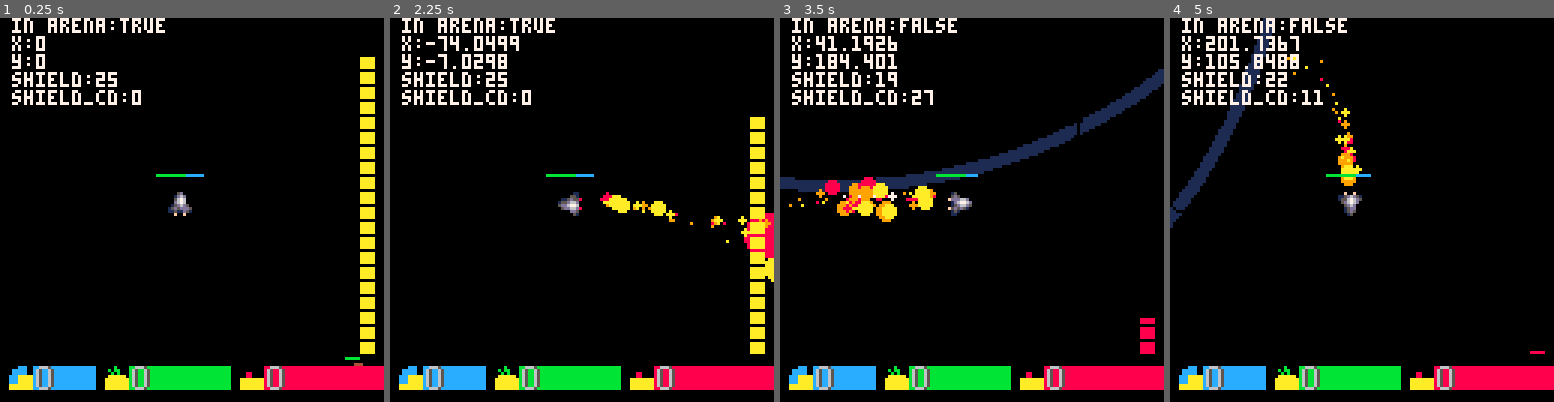
Above: before the commit, frames 1-4 (left to right).
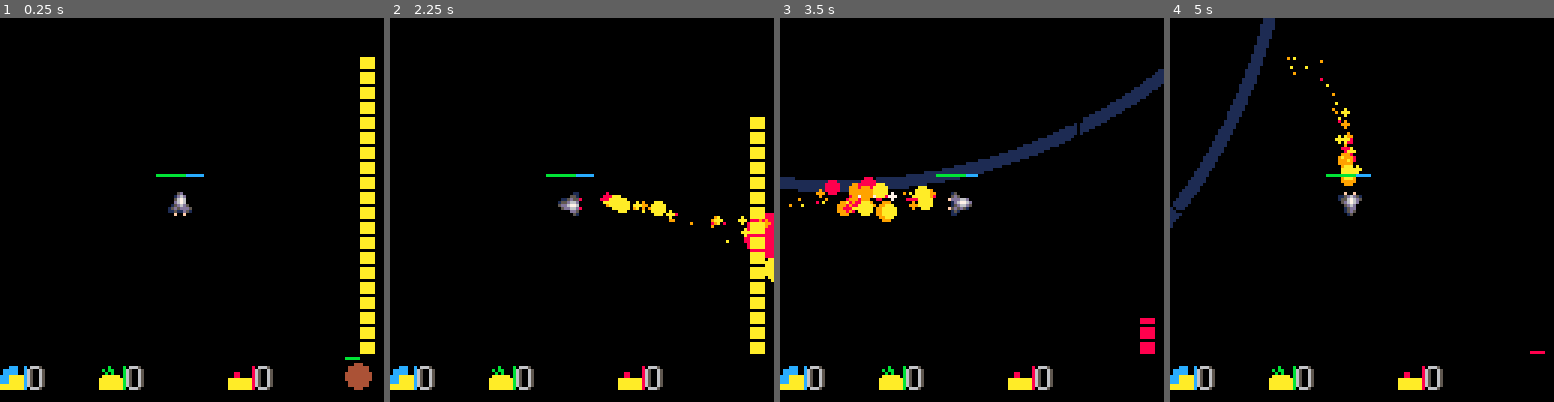
Above: after the commit, the same moments.

Repository: glassoup/pico8playground
Game: PICO-8 cartridge zs.p8
Two runs of this game, one before a commit and one after it. Both use one fixed random seed, a clock stepped at 60 frames per second and the inputs below.
Inputs:
- Up to frame 1 (0.25 s): no input
- Up to frame 2 (2.25 s): tap O (Z key) at 0.33, 0.7, 1.43, 2.22 s; tap X (X key) at 1.07, 2.07 s; hold Left from 1.97 s (still down)
- Up to frame 3 (3.5 s): release Left at 2.37 s; tap X (X key) every 0.33 s from 2.4 to 3.4 s; hold Down 2.42-2.82 s; hold Right from 2.87 s (still down); tap O (Z key) at 3.1 s
- Up to frame 4 (5 s): release Right at 3.53 s; hold Up 3.58-4.08 s; tap X (X key) every 0.33 s from 3.73 to 4.73 s; tap O (Z key) at 3.98, 4.87 s; hold Right 4.13-4.53 s; hold Down from 4.58 s (still down)

The runs differ from the first frame. In frame 1, 7.5% of the frame differs, in the area x 0-100%, y 0-97%; in frame 2, 8.0%; in frame 3, 8.1%; in frame 4, 8.3%.

Commit message:
reduce tokens, special charging and displaying works

Diff:
--- a/zs.p8
+++ b/zs.p8
@@ -10,59 +10,60 @@
  --vars
  player={
   rot=0,
-  drot=0.0165,
   x=0,
   y=0,
-  h=8,
   dx=0,
   dy=0,
-  lockx=59,
-  locky=59,
-  locked=false,
-  shooting=false,
-  shoot_delay=4,
-  shoot_delay_cur=0,
-  friction=0.9,
-  friction_locked=0.82,
-  boost_nocharge=0,
-  boost_nocharge_amt=30,
-  boost_hold=false,
-  boost_invul=15,
-  boost_invul_cur=0,
-  boost_burst=8.5,
-  boost_amt=0.15,
-  boost_cur=0,
-  boost_max=0.8,
-  thrust_amt=0.1,
-  thrust_cur=0,
-  thrust_max=0.5,
-  thrust_on=false,
-  energy=100,
-  energy_max=100,
-  bullets={},
-  health=50,
-  health_max=50,
-  shield=25,
-  shield_max=25,
-  shield_nocharge=0,
-  shield_penalty=4,
-  shield_penalty_min=4,
-  shield_penalty_max=10,
-  shield_fullcharge=false,
-  shield_nocharge_amt=30,
-  special_1_charge=20,
-  special_2_charge=33,
-  special_3_charge=50,
-  special_1_charge_max=20,
-  special_2_charge_max=33,
-  special_3_charge_max=50,
-  special_1=0,
-  special_2=0,
-  special_3=0,
-  special_1_max=3,
-  special_2_max=2,
-  special_3_max=2,
  }
+ -- player
+drot=0.0165
+lockx=59
+locky=59
+player_locked=false
+player_shooting=false
+shoot_delay=4
+shoot_delay_cur=0
+friction=0.9
+friction_locked=0.82
+boost_nocharge=0
+boost_nocharge_amt=30
+boost_hold=false
+boost_invul=15
+boost_invul_cur=0
+boost_burst=8.5
+boost_amt=0.15
+boost_cur=0
+boost_max=0.8
+thrust_amt=0.1
+thrust_cur=0
+thrust_max=0.5
+thrust_on=false
+energy=100
+energy_max=100
+player_bullets={}
+health=50
+health_max=50
+shield=25
+shield_max=25
+shield_nocharge=0
+shield_penalty=4
+shield_penalty_min=4
+shield_penalty_max=10
+shield_fullcharge=false
+shield_nocharge_amt=30
+special_1_charge=0
+special_2_charge=0
+special_3_charge=0
+special_1_charge_max=20
+special_2_charge_max=30
+special_3_charge_max=40
+special_1=0
+special_2=0
+special_3=0
+special_1_max=3
+special_2_max=2
+special_3_max=2
+special_hold_dur=0
 
  enemies={
   {
@@ -103,8 +104,8 @@
  player_update()
 
  --camera
- cam_x=player.x-64+(player.h/2)
- cam_y=player.y-64+(player.h/2)
+ cam_x=player.x-64+(8/2)
+ cam_y=player.y-64+(8/2)
  camera(cam_x,cam_y)
 end
 
@@ -128,28 +129,28 @@
  local player_particlex=player.x-sin(player.rot)*5
  local player_particley=player.y+cos(player.rot)*5
 
- if player.locked then
-	 player.dy*=player.friction_locked
-	 player.dx*=player.friction_locked
-  player.rot=0.25+atan2(player.x-player.lockx, player.y-player.locky)
+ if player_locked then
+	 player.dy*=friction_locked
+	 player.dx*=friction_locked
+  player.rot=0.25+atan2(player.x-lockx, player.y-locky)
  else
- 	player.dy*=player.friction
- 	player.dx*=player.friction
+ 	player.dy*=friction
+ 	player.dx*=friction
  end
 
  -- boosting
- if input_boostp() or (player.boost_hold and input_boost()) then
+ if input_boostp() or (boost_hold and input_boost()) then
   if rot_target == 0 then
    player.dx=0
    player.dy=0
    sfx(0)
-   player.boost_hold=true
+   boost_hold=true
   else
-   if player.energy >= 20 then
-    player.dx=sin(rot_target)*player.boost_burst
-    player.dy=cos(rot_target)*player.boost_burst
-    player.boost_hold=false
-    player.boost_invul_cur=player.boost_invul
+   if energy >= 20 then
+    player.dx=sin(rot_target)*boost_burst
+    player.dy=cos(rot_target)*boost_burst
+    boost_hold=false
+    boost_invul_cur=boost_invul
     sfx(1)
     particle_create(player_particlex,player_particley,9,5,10)
     particle_create(player_particlex,player_particley,10,5,10)
@@ -165,72 +166,72 @@
 
  if input_moving() then
   -- rotation
-  if not player.locked then
-   if abs(rot_diff) < player.drot then
+  if not player_locked then
+   if abs(rot_diff) < drot then
 		  player.rot=rot_target
 		 elseif rot_diff > 0 then
-		  player.rot+=player.drot
+		  player.rot+=drot
 		 elseif rot_diff < 0 then
-		  player.rot-=player.drot
+		  player.rot-=drot
 		 end
 	 	player.rot=player.rot%1
 	 end
 
 	 -- thrust
-  if (abs(rot_diff) < 0.175) or player.locked then
+  if (abs(rot_diff) < 0.175) or player_locked then
    local dir = player.rot
-   if (player.locked) dir=rot_target
-
-   if input_boost() and player.energy>0 then
-    player.boost_cur+=player.boost_amt
-  	 player.boost_cur=min(player.boost_max,player.boost_cur)
-  	 player.dx+=player.boost_cur*sin(dir)
-  	 player.dy+=player.boost_cur*cos(dir)
+   if (player_locked) dir=rot_target
+
+   if input_boost() and energy>0 then
+    boost_cur+=boost_amt
+  	 boost_cur=min(boost_max,boost_cur)
+  	 player.dx+=boost_cur*sin(dir)
+  	 player.dy+=boost_cur*cos(dir)
     particle_create(player_particlex,player_particley,8,3,4)
     particle_create(player_particlex,player_particley,9,3,4)
     particle_create(player_particlex,player_particley,10,3,4)
     sfx(2)
-    if not (player.boost_invul_cur > 0) then
+    if not (boost_invul_cur > 0) then
      player_energy_nocharge(1)
     end
    else
-	   player.thrust_cur+=player.thrust_amt
-	   player.thrust_cur=min(player.thrust_max,player.thrust_cur)
-	   player.dx+=player.thrust_cur*sin(dir)
-	   player.dy+=player.thrust_cur*cos(dir)
+	   thrust_cur+=thrust_amt
+	   thrust_cur=min(thrust_max,thrust_cur)
+	   player.dx+=thrust_cur*sin(dir)
+	   player.dy+=thrust_cur*cos(dir)
     particle_create(player_particlex,player_particley,8,2,2)
     particle_create(player_particlex,player_particley,9,2,3)
     particle_create(player_particlex,player_particley,10,2,3)
    end
-   if not player.thrust_on then
+   if not thrust_on then
     sfx(3)
-    player.thrust_on=true
+    thrust_on=true
    end
   else
-   player.thrust_on=false
+   thrust_on=false
   end
 
 
 
  else
   -- not pressing directional keys
-  player.thrust_cur=0
-  player.boost_cur=0
-  player.thrust_on=false
+  thrust_cur=0
+  boost_cur=0
+  thrust_on=false
  end
 
 
  -- shooting
  if input_shoot() then
   if input_shootp() then
-   player.shooting=not player.shooting
-  end
-  if player.shooting then
-   if player.energy>=2 then
+   player_shooting=not player_shooting
+  end
+  if player_shooting then
+   if energy>=2 then
     player_lock()
-    player.shoot_delay_cur+=1
-	   player.shoot_delay_cur=player.shoot_delay_cur%player.shoot_delay
-    if player.shoot_delay_cur==0 then
+    shoot_delay_cur+=1
+	   shoot_delay_cur=shoot_delay_cur%shoot_delay
+    if shoot_delay_cur==0 then
 	    player_shoot()
 	    sfx(4)
 	    player_energy_nocharge(2)
@@ -238,49 +239,53 @@
    end
   else
    player_lock()
-   player.shoot_delay_cur=0
+   shoot_delay_cur=0
+
+   -- special
+   special_hold_dur+=1
+
   end
  else
-  player.shoot_delay_cur=0
-  player.locked=false
+  shoot_delay_cur=0
+  player_locked=false
  end
 
  -- bullets
- for b in all(player.bullets) do
-  local speed=5
-  particle_create(b.x,b.y,7,2,1)
-  b.x+=sin(b.rot)*speed
-  b.y-=cos(b.rot)*speed
-  if b.x < -350 or b.x > 350 or  b.y < -350 or b.y > 350 then
-   del(player.bullets,b)
+ for b in all(player_bullets) do
+  b.x+=sin(b.rot)*5
+  b.y-=cos(b.rot)*5
+  local x,y=b.x,b.y
+  particle_create(x,y,7,2,1)
+  if x < -350 or x > 350 or  y < -350 or y > 350 then
+   del(player_bullets,b)
   end
   for e in all(enemies) do
    local relpoint={
-	   x=b.x-e.x,
-	   y=b.y-e.y
+	   x=x-e.x,
+	   y=y-e.y
 	  }
 	  if isinrange(relpoint,e.r) then
-	   particle_create(b.x,b.y,7,5,1)
+	   particle_create(x,y,7,5,1)
 	   sfx(5)
-	   del(player.bullets, b)
+	   del(player_bullets, b)
 	   enemy_damage(e,2)
-	   player_add_special(2)
+	   player_add_special(0.5)
 	  end
 	 end
  end
 
  --misc
- if player.boost_nocharge <= 0 then
-  player.energy=min(player.energy+3,player.energy_max)
- end
- player.boost_nocharge=max(player.boost_nocharge-1,0)
- player.boost_invul_cur=max(player.boost_invul_cur-1,0)
+ if boost_nocharge <= 0 then
+  energy=min(energy+3,energy_max)
+ end
+ boost_nocharge=max(boost_nocharge-1,0)
+ boost_invul_cur=max(boost_invul_cur-1,0)
  player.y-=player.dy
  player.x+=player.dx
 
  -- arena damage
  if not isinrange(player, 181) then
-  if player.boost_invul_cur <= 0 and arena_cd <=0 then
+  if boost_invul_cur <= 0 and arena_cd <=0 then
 	  player_damage(3)
 	  arena_cd=25
 	  sfx(7,1)
@@ -289,27 +294,26 @@
  arena_cd=max(arena_cd-1,0)
 
  --shield
- if player.shield_nocharge <=0 then
-  if player.shield_fullcharge then
-   player.shield_fullcharge=false
-   player.shield=player.shield_max
+ if shield_nocharge <=0 then
+  if shield_fullcharge then
+   shield_fullcharge=false
+   shield=shield_max
   else
-   player.shield=min(player.shield+0.5,player.shield_max)
-  end
- end
- player.shield_nocharge=max(player.shield_nocharge-1,0)
- player.shield_penalty=max(player.shield_penalty-0.001,player.shield_penalty_min)
-
-
-
- _debugger_print("in arena:"..tostr(isinrange(player, 181)))
-
- _debugger_print("x:"..player.x)
-	_debugger_print("y:"..player.y)
-	_debugger_print("shield:"..player.shield)
-	_debugger_print("shield_cd:"..player.shield_nocharge)
+   shield=min(shield+0.5,shield_max)
+  end
+ end
+ shield_nocharge=max(shield_nocharge-1,0)
+ shield_penalty=max(shield_penalty-0.001,shield_penalty_min)
+
+
+
+-- _debugger_print("in arena:"..tostr(isinrange(player, 181)))
+-- _debugger_print("x:"..player.x)
+--	_debugger_print("y:"..player.y)
+--	_debugger_print("shield:"..shield)
+--	_debugger_print("shield_cd:"..shield_nocharge)
 --	_debugger_print("spd:"..sqrt(player.dy^2+player.dx^2))
---	_debugger_print("sht:"..player.shoot_delay_cur)
+--	_debugger_print("sht:"..shoot_delay_cur)
 --	_debugger_print("rtt:"..rot_target)
 -- _debugger_print("rot:"..player.rot)
 
@@ -318,11 +322,11 @@
 
 
 function player_energy_nocharge(consumed)
- player.energy-=consumed
- if player.energy <= 0 then
-  player.boost_nocharge=player.boost_nocharge_amt*2
+ energy-=consumed
+ if energy <= 0 then
+  boost_nocharge=boost_nocharge_amt*2
  else
-  player.boost_nocharge=player.boost_nocharge_amt
+  boost_nocharge=boost_nocharge_amt
  end
 end
 
@@ -333,9 +337,6 @@
 function player_lock()
  function isclockwise(v1,v2)
   return -v1.x*v2.y+v1.y*v2.x>0
- end
- function isinrange(v,r)
-  return abs(v.x)<r and abs(v.y)<r and v.x^2+v.y^2<=r^2
  end
  local range=80
  local spread=0.12
@@ -347,16 +348,16 @@
   x=sin(player.rot+spread)*range,
   y=-cos(player.rot+spread)*range
  }
- if not player.locked then
+ if not player_locked then
 	 for enemy in all(enemies) do
 	  local relpoint={
 	   x=enemy.x-player.x,
 	   y=enemy.y-player.y
 	  }
 	  if (not isclockwise(sec_start,relpoint)) and isclockwise(sec_end,relpoint) and isinrange(relpoint,range) then
-	  	player.lockx=enemy.x
-	  	player.locky=enemy.y
-	  	player.locked=true
+	  	lockx=enemy.x
+	  	locky=enemy.y
+	  	player_locked=true
 	  	return
 	  end
 	 end
@@ -364,7 +365,7 @@
 end
 
 function player_shoot()
- add(player.bullets, {
+ add(player_bullets, {
   rot=player.rot,
   x=player.x,
   y=player.y
@@ -372,27 +373,28 @@
 end
 
 function player_damage(d)
- if player.shield>=d then
-  player.shield-=d
+ if shield>=d then
+  shield-=d
  else
-  d-=ceil(player.shield)
-  player.shield=0
-  player.health-=d
-  if player.health <=0 then
-	  particle_create(player.x,player.y,6,9,19)
-	  particle_create(player.x,player.y,4,9,19)
-	  particle_create(player.x,player.y,9,9,19)
-	  particle_create(player.x,player.y,0,9,4)
+  d-=ceil(shield)
+  shield=0
+  health-=d
+  if health <=0 then
+   local x,y = player.x,player.y
+	  particle_create(x,y,6,9,19)
+	  particle_create(x,y,4,9,19)
+	  particle_create(x,y,9,9,19)
+	  particle_create(x,y,0,9,4)
    sfx(6)
   end
  end
- if not player.shield_fullcharge then
-	 if player.shield <= 0 then
-	  player.shield_nocharge=player.shield_nocharge_amt*player.shield_penalty
-	  player.shield_penalty=min(player.shield_penalty+1,player.shield_penalty_max)
-	  player.shield_fullcharge=true
+ if not shield_fullcharge then
+	 if shield <= 0 then
+	  shield_nocharge=shield_nocharge_amt*shield_penalty
+	  shield_penalty=min(shield_penalty+1,shield_penalty_max)
+	  shield_fullcharge=true
 	 else
-	  player.shield_nocharge=player.shield_nocharge_amt
+	  shield_nocharge=shield_nocharge_amt
 	 end
  end
 end
@@ -400,12 +402,13 @@
 function enemy_damage(e,d)
  e.health-=d
  if e.health <= 0 then
-  particle_create(e.x,e.y,6,e.r,e.r*2)
-  particle_create(e.x,e.y,4,e.r,e.r*2)
-  particle_create(e.x,e.y,9,e.r,e.r*2)
-  particle_create(e.x,e.y,0,e.r,e.r)
+  local x,y,r=e.x,e.y,e.r
+  particle_create(x,y,6,r,r*2)
+  particle_create(x,y,4,r,r*2)
+  particle_create(x,y,9,r,r*2)
+  particle_create(x,y,0,r,r)
   del(enemies,e)
-  player.locked=false--cope
+  player_locked=false--cope
   sfx(6)
  end
 end
@@ -419,9 +422,23 @@
 end
 
 function player_add_special(a)
- player.special_1=min(100,player.special_1+a)
- player.special_2=min(100,player.special_2+a)
- player.special_3=min(100,player.special_3+a)
+ function add_each(a,c,cm,q,qm)
+  local diff=cm-c
+  if diff>=a then
+   c+=a
+  else
+   if q<qm then
+   	c=a-diff
+   	q=q+1
+   else
+    c=cm
+   end
+  end
+  return {c,q}
+ end
+ special_1_charge,special_1=unpack(add_each(a,special_1_charge,special_1_charge_max,special_1,special_1_max))
+ special_2_charge,special_2=unpack(add_each(a,special_2_charge,special_2_charge_max,special_2,special_2_max))
+ special_3_charge,special_3=unpack(add_each(a,special_3_charge,special_3_charge_max,special_3,special_3_max))
 end
 -->8
 -- input
@@ -485,26 +502,26 @@
   offy=-1
  end
  spr(s,player.x-4+offx, player.y-2+offy, 1,1)
-
  pal()
+
  -- health
- rectfill(player.x-player.h,player.y-player.h,player.x-player.h+player.health\5,player.y-player.h-0,11)
- if player.shield >0 then
- 	rectfill(player.x-player.h+(player.health_max\5),player.y-player.h,player.x-player.h+(player.health_max\5)+player.shield\5,player.y-player.h-0,12)
+ rectfill(player.x-8,player.y-8,player.x-8+health\5,player.y-8-0,11)
+ if shield >0 then
+ 	rectfill(player.x-8+(health_max\5),player.y-8,player.x-8+(health_max\5)+shield\5,player.y-8-0,12)
  end
 end
 
 function player_color()
- if player.boost_invul_cur > 0 then
+ if boost_invul_cur > 0 then
   return 8
- elseif input_boost() and player.energy>0 then
+ elseif input_boost() and energy>0 then
   return 9
  end
  return 15
 end
 
 function ui_draw()
- local energy = player.energy
+ local energy = energy
  local height = 111
  local l = 3
  local l_small = 1
@@ -528,36 +545,22 @@
  end
 
  -- special
- local s1 = 3 --todo
- local s2 = 3 --todo
- local s3 = 3 --todo
- rectfill(
-  cam_x+11,
-  cam_y+116,
-  cam_x+11+player.special_1_charge,
-  cam_y+123,
-  12
+ local s1,s2,s3=special_1+3,special_2+3,special_3+3
+ function special_draw(x,col,l,pic,num)
+  local x8,cy=cam_x+x+8,cam_y+116
+  rectfill(
+  x8,
+  cy,
+  x8+flr(l+0.5),
+  cy+7,
+  col
  )
- spr(19,cam_x+3,cam_y+116,1,1)
- spr(s1,cam_x+11,cam_y+116,1,1)
- rectfill(
-  cam_x+43,
-  cam_y+116,
-  cam_x+43+player.special_2_charge,
-  cam_y+123,
-  11
- )
- spr(20,cam_x+35,cam_y+116,1,1)
- spr(s2,cam_x+43,cam_y+116,1,1)
- rectfill(
-  cam_x+88,
-  cam_y+116,
-  cam_x+88+player.special_3_charge,
-  cam_y+123,
-  8
- )
- spr(21,cam_x+80,cam_y+116,1,1)
- spr(s3,cam_x+88,cam_y+116,1,1)
+ spr(pic,cam_x+x,cy,1,1)
+ spr(num,x8,cy,1,1)
+ end
+ special_draw( 0,12,special_1_charge,19,s1)
+ special_draw(33,11,special_2_charge,20,s2)
+ special_draw(76, 8,special_3_charge,21,s3)
 end
 
 function enemy_draw()
@@ -568,7 +571,7 @@
 end
 
 function player_bullet_draw()
- for bullet in all(player.bullets) do
+ for bullet in all(player_bullets) do
   circfill(bullet.x, bullet.y,1,7)
  end
 end
